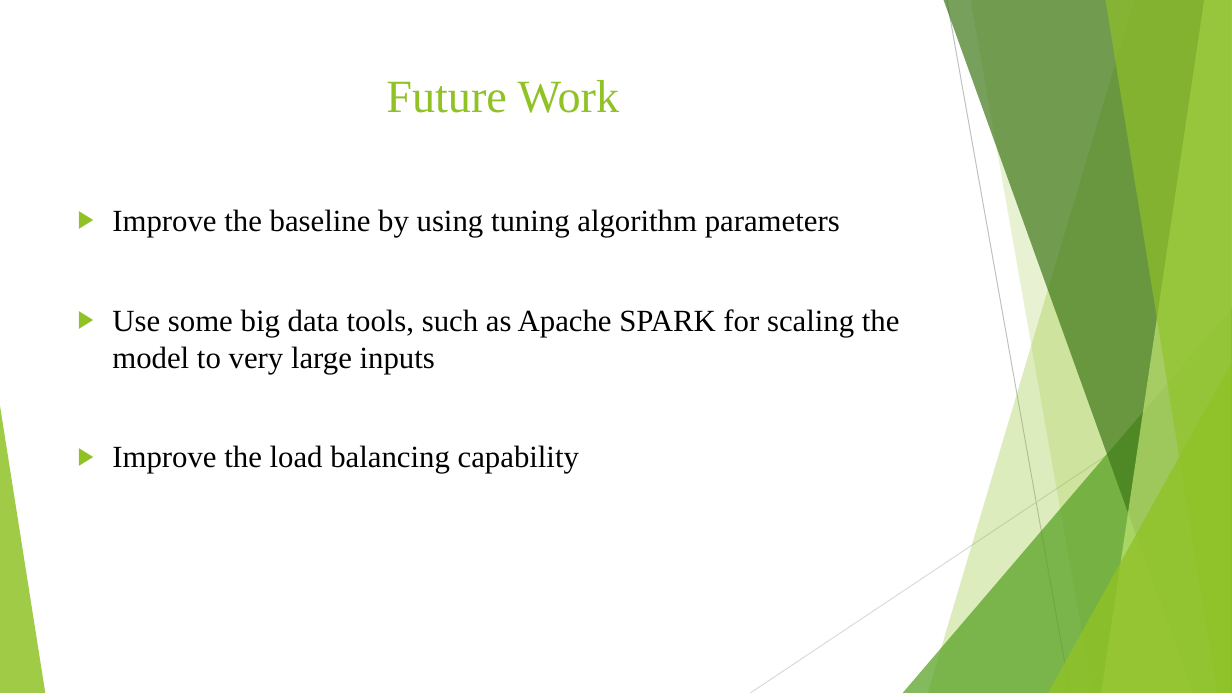
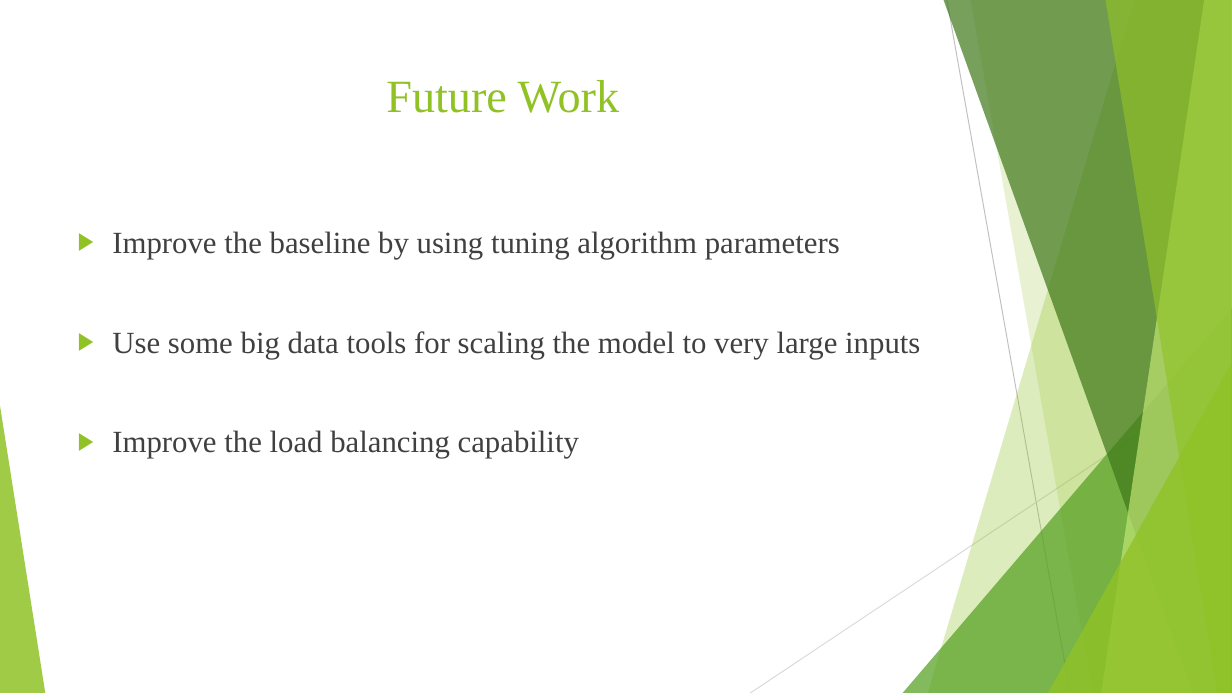
Before and after one commit to aishwaryasoni1991/Question_Type_Classification, a slide deck: slide 45 of Project Deck.pptx (slide 48 before the commit). Drawn at 1232x693 pixels with LibreOffice and Linux fonts; fonts in the diff are those of the drawing. Boxes give left, top, right and bottom in pixels: in the first picture for what was removed or moved away, otherwise in the second. Text is boxed around its words. In the diff, an @@ line names an element or a change of style, - is before the commit and + after.

```diff
--- a/Project Deck.pptx
+++ b/Project Deck.pptx
@@ text "Improve the baseline by using ...": place and size @@
-text "Improve the baseline by using ..." at [112, 209, 900, 473]
+text "Improve the baseline by using ..." at [112, 231, 920, 459]
@@ text at [112, 231, 840, 459]: text colour #000000 to #404040 in "Improve the baseline by using tuning algorithm ...", "Improve the load balancing capability" @@
@@ text at [112, 331, 920, 359]: text changed; text colour #000000 to #404040 @@
-▶ Use some big data tools, such as Apache SPARK for scaling the model to very large inputs
+▶ Use some big data tools for scaling the model to very large inputs
```
Also in this commit, not shown: 30 other slides changed, 9 slides added, 12 slides removed, 9 other files.
